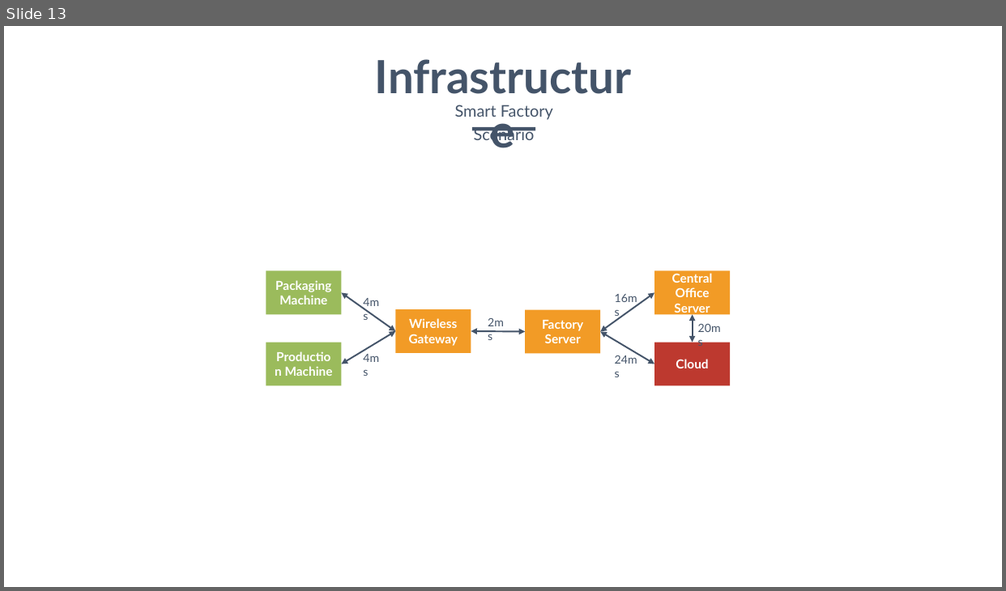
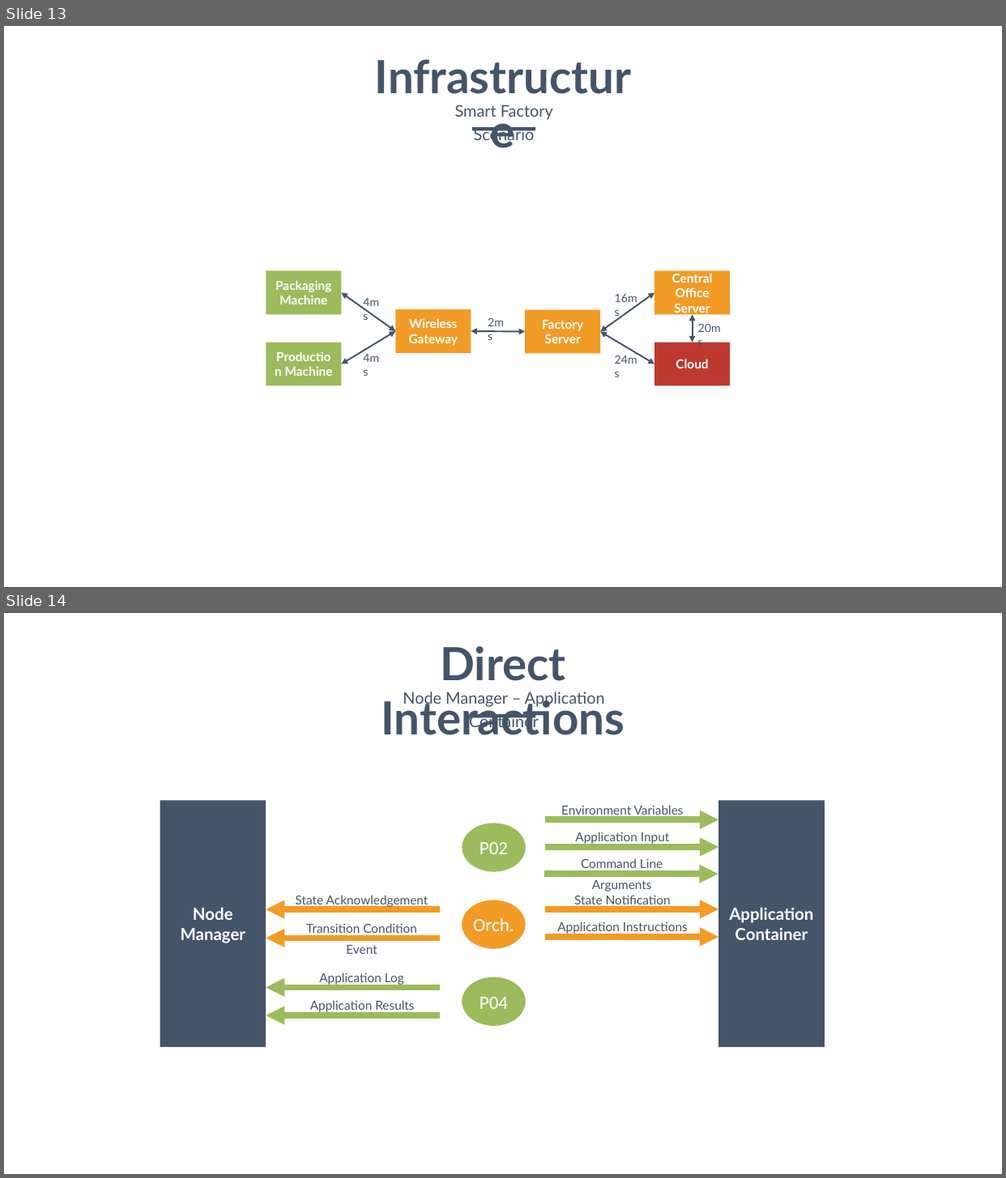
Before and after one commit to MoeweX/MockFog2, a slide deck: misc/Figures.pptx. Shown one above the other, each under a label of ours: slide 13 before the commit, slides 13 and 14 after it. The pictures are 1006x591 and 1006x1178 pixels, drawn with LibreOffice and Linux fonts; fonts in the diff are those of the drawing. Boxes give left, top, right and bottom in pixels: in the first picture for what was removed or moved away, otherwise in the second. Text is boxed around its words. In the diff, an @@ line names an element or a change of style, - is before the commit and + after.

Commit message:
Document interactions between node-manager and application components

```diff
--- a/misc/Figures.pptx
+++ b/misc/Figures.pptx
@@ slide 14 added at <box>4,613,1002,1174</box>, background #FFFFFF @@
@@ text added at <box>381,646,625,735</box>, 44 pt, text #445469, bold @@
+Direct Interactions
@@ text added at <box>403,692,605,731</box>, 15.5 pt, text #445469 @@
+Node Manager – Application Container
@@ rectangle added at <box>472,714,535,717</box>, fill #445469 @@
@@ rectangle added at <box>160,800,266,1047</box>, fill #445469, 16 pt, text #FFFFFF, bold @@
+Node
+Manager
@@ text added at <box>561,805,684,817</box>, 12 pt, text #445469 @@
+Environment Variables
@@ rectangle added at <box>719,800,825,1047</box>, fill #445469, 16 pt, text #FFFFFF, bold @@
+Application Container
@@ ellipse added at <box>462,824,526,872</box>, fill #9BBB5C, 18 pt, text #FFFFFF @@
+P02
@@ text added at <box>473,825,514,870</box>, 36 pt, text #FFFFFF, bold @@
+02
@@ text added at <box>474,813,513,833</box>, 11 pt, text #FFFFFF, bold @@
+Phase
@@ arrow added from (545, 820) to (719, 820), #9BBB5C 6 pt @@
@@ arrow added from (545, 847) to (719, 847), #9BBB5C 6 pt @@
@@ text added at <box>575,832,669,845</box>, 12 pt, text #445469 @@
+Application Input
@@ arrow added from (544, 875) to (718, 875), #9BBB5C 6 pt @@
@@ text added at <box>581,858,663,892</box>, 12 pt, text #445469 @@
+Command Line Arguments
@@ text added at <box>296,895,428,907</box>, 12 pt, text #445469 @@
+State Acknowledgement
@@ ellipse added at <box>462,901,526,949</box>, fill #F29B26, 18 pt, text #FFFFFF @@
+Orch.
@@ text added at <box>574,895,671,907</box>, 12 pt, text #445469 @@
+State Notification
@@ arrow added from (440, 909) to (266, 909), #F29B26 6 pt @@
@@ text added at <box>306,923,417,954</box>, 12 pt, text #445469 @@
+Transition Condition Event
@@ arrow added from (545, 909) to (719, 909), #F29B26 6 pt @@
@@ text added at <box>557,922,688,934</box>, 12 pt, text #445469 @@
+Application Instructions
@@ arrow added from (440, 938) to (266, 938), #F29B26 6 pt @@
@@ arrow added from (545, 937) to (719, 937), #F29B26 6 pt @@
@@ text added at <box>319,973,404,986</box>, 12 pt, text #445469 @@
+Application Log
@@ arrow added from (440, 988) to (266, 988), #9BBB5C 6 pt @@
@@ text added at <box>310,1000,414,1013</box>, 12 pt, text #445469 @@
+Application Results
@@ ellipse added at <box>462,977,526,1026</box>, fill #9BBB5C, 18 pt, text #FFFFFF @@
+P04
@@ arrow added from (440, 1016) to (266, 1016), #9BBB5C 6 pt @@
```
Also in this commit, not shown: 2 other files.
